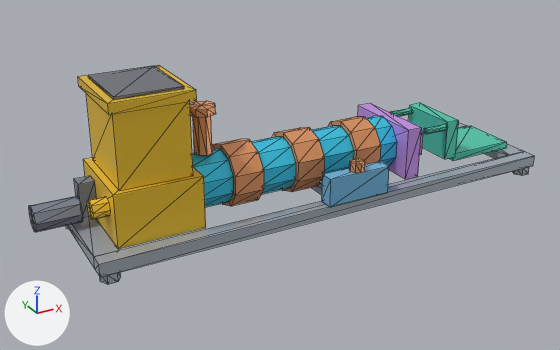
What one commit did to the glTF model public/assets/machines/bca-packaging-engine/stage-1.gltf.
Rendered twice from a 50 mm camera at (-258.0, -419.0, 172.0) aimed at (-30.0, -4.0, -35.0). Arrows for +X, +Y and +Z are at lower left; the lights stay in place. The picture after the commit comes second. Mesh edges are drawn as thin lines. Vertices at exactly the same position are counted once.

The first picture shows 'SYS-BCA-STAGE-1'.
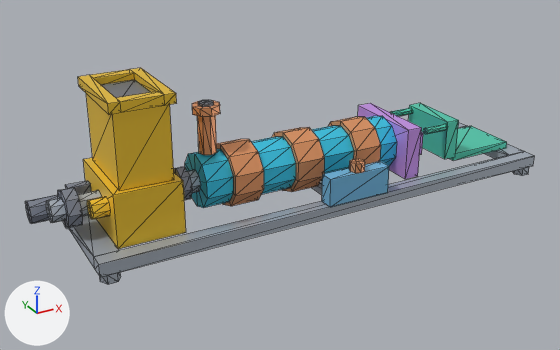
The change, as a list of edits to the scene's bpy script:
```text
Change me_sys_bca_stage_1_geometry:
    used by ob_sys_bca_stage_1; location = (0.0, 0.0, 0.0)
    remove me_sys_bca_stage_1_geometry.from_pydata(...)  # 430 vertices, 668 faces; spans x -188.0..165.0, y -44.0..42.0, z -60.0..42.0
    add me_sys_bca_stage_1_geometry.from_pydata(...)  # 565 vertices, 1024 faces; spans x -188.0..165.0, y -44.0..42.0, z -60.0..41.0
    me_sys_bca_stage_1_geometry part 1: a new loose piece, an 8-sided cylinder along x spanning x -188.0..-164.0, y 14.0..30.0, z -44.0..-28.0, in mat_pbr_standard
    me_sys_bca_stage_1_geometry part 2: a new loose piece, a box spanning x -164.0..-150.0, y 18.0..24.0, z -40.0..-24.0, in mat_pbr_standard
    me_sys_bca_stage_1_geometry part 3: a new loose piece of 52 vertices spanning x -180.0..-150.0, y -12.0..12.0, z -40.0..-16.0, in mat_pbr_standard
    me_sys_bca_stage_1_geometry part 4: the loose piece of 8 vertices spanning x -160.0..-150.0, y 7.0..17.0, z -40.0..-18.0 is deleted
    me_sys_bca_stage_1_geometry part 5
    53 vertices are removed from x -143.0..-73.0, y -29.0..29.0, z -46.0..42.0
    90 faces are deleted
    4 vertices in x -95.0, y -30.0..30.0, z -46.0..-12.0 move by (-13.0, 0.0, 0.0)
    4 vertices in x -100.0, y -26.0..26.0, z -12.0..35.0 move by (-12.0, 0.0, 0.0)
    93 vertices are added at x -141.0..55.0, y -29.0..29.0, z -39.0..41.0
    9 new vertices lie (-18.0, 0.0, 0.0) away from vertices in x -70.0, y -17.0..17.0, z -46.0..-13.0
    16 new vertices lie (7.0, 0.0, 0.0) away from vertices in x -108.0..-95.0, y -8.0..8.0, z -36.0..-20.0
    10 new vertices lie (6.0, 0.0, 0.0) away from vertices in x -101.0..-85.0, y -11.0..11.0, z -39.0..16.0
    8 new vertices lie (0.0, 0.0, 5.0) away from vertices in x -88.0..-70.0, y -9.0..9.0, z 16.0
    350 new faces join them
    me_sys_bca_stage_1_geometry part 6
    18 vertices are removed from x -188.0..-160.0, y 4.0..20.0, z -44.0..-28.0
    32 faces are deleted
```

Boxes [x1, y1, x2, y2] around the edits, measured in the pictures (560 x 350 px):
'SYS-BCA-STAGE-1', reshaped
    before: [29, 65, 534, 285]
    after: [25, 68, 534, 285]
part 1 of me_sys_bca_stage_1_geometry, added
    after: [25, 194, 58, 224]
part 2 of me_sys_bca_stage_1_geometry, added
    after: [65, 181, 91, 194]
part 3 of me_sys_bca_stage_1_geometry, added
    after: [46, 187, 101, 228]
part 4 of me_sys_bca_stage_1_geometry, deleted
    before: [74, 176, 96, 218]
part 5 of me_sys_bca_stage_1_geometry, cut back
    before: [79, 65, 233, 249]
    after: [79, 68, 354, 249]
part 6 of me_sys_bca_stage_1_geometry, deleted
    before: [29, 196, 83, 232]
